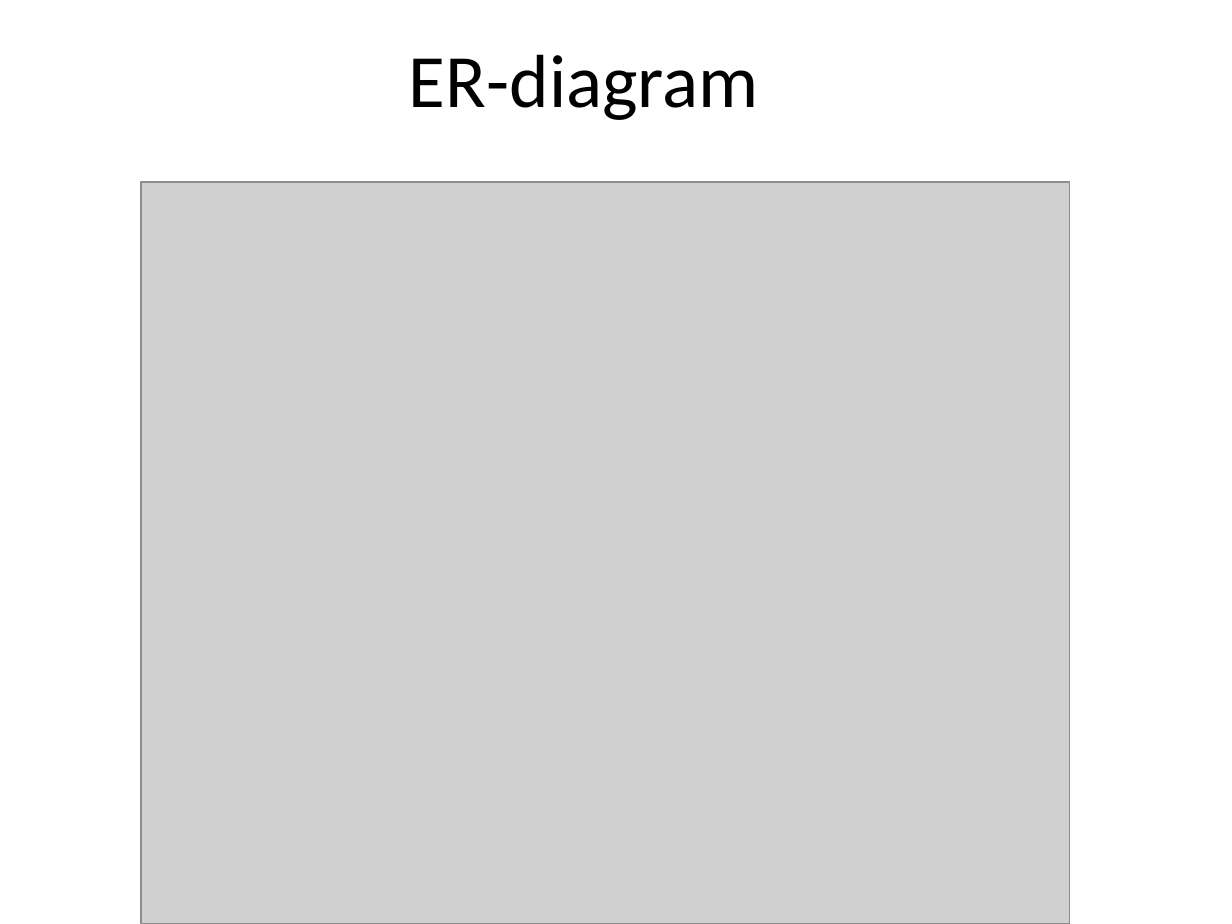
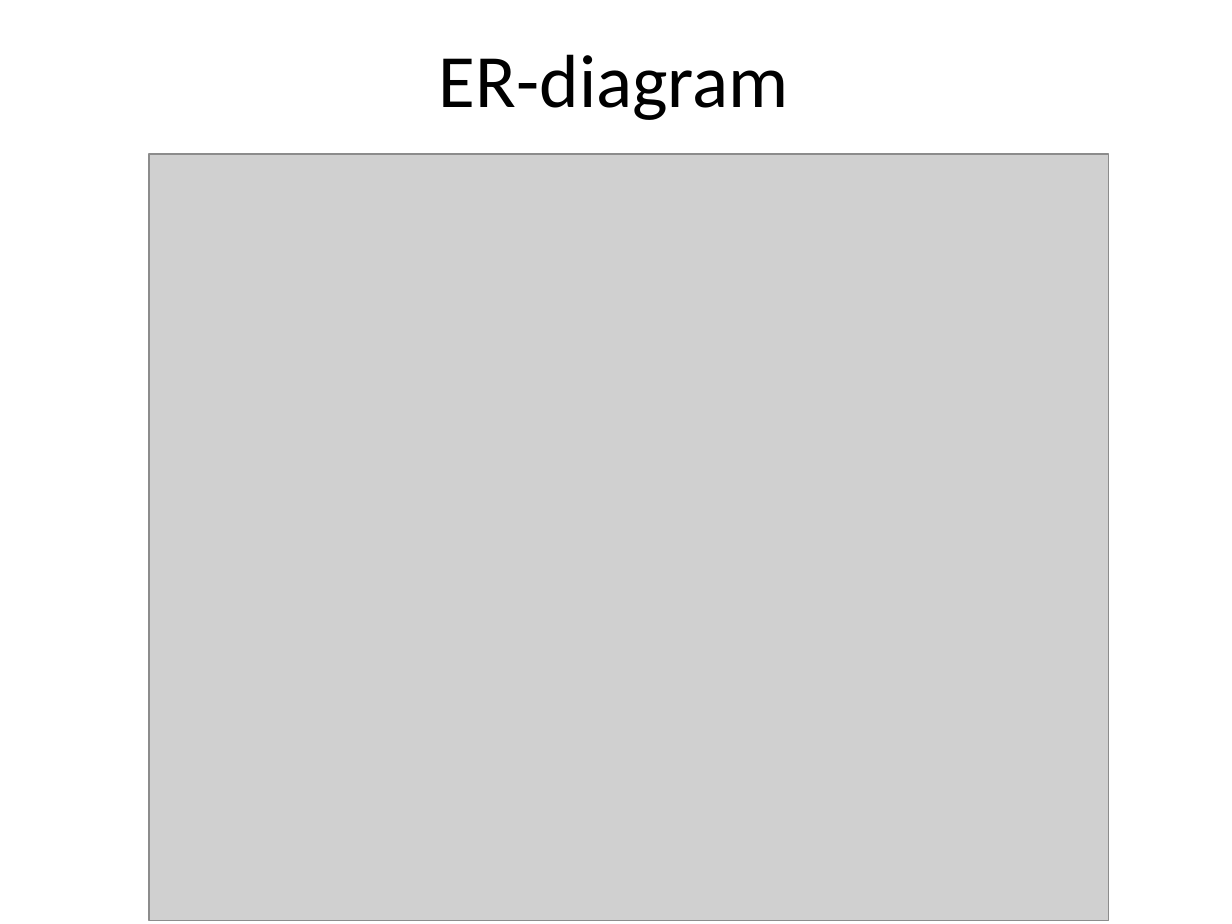
Before and after one commit to perok/it1901_sheep, a slide deck: slide 2 of Presentasjon/Presentation.pptx. Drawn at 1232x924 pixels with LibreOffice and Linux fonts; fonts in the diff are those of the drawing; grey boxes stand for pictures. Boxes give left, top, right and bottom in pixels: in the first picture for what was removed or moved away, otherwise in the second. Text is boxed around its words. In the diff, an @@ line names an element or a change of style, - is before the commit and + after.

```diff
--- a/Presentasjon/Presentation.pptx
+++ b/Presentasjon/Presentation.pptx
@@ title "ER-diagram": place and size @@
-title "ER-diagram" at (409,54,759,120)
+title "ER-diagram" at (439,54,789,120)
@@ picture: place and size @@
-picture at (140,182,1069,924)
+picture at (149,154,1109,920)
```
Also in this commit, not shown: 12 other files.
